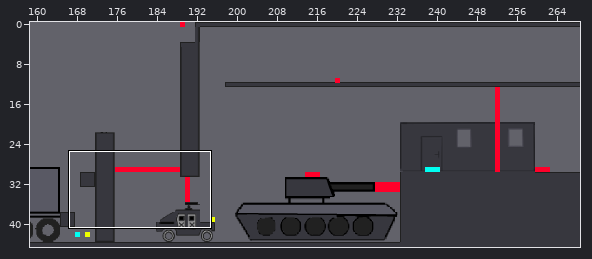
One commit to this Tiled map: levels/level1.tmx. Above, an overview of the earlier version with the close-up marked.
Close-up. Old version:
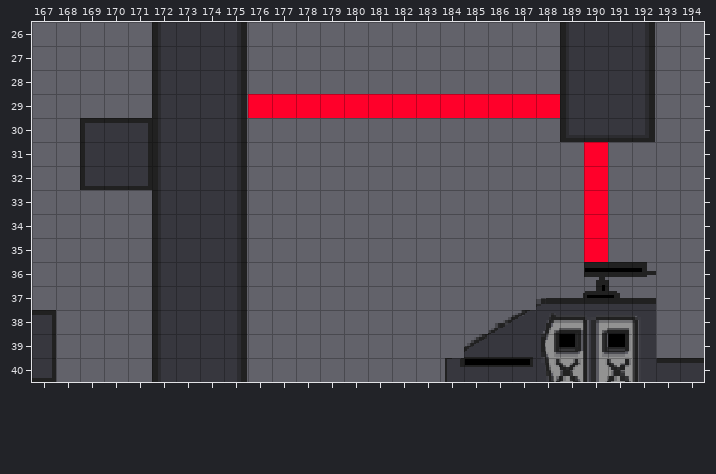
Cells are 16x16 px. Shown: x 167..194, y 26..40.
Now the later version:
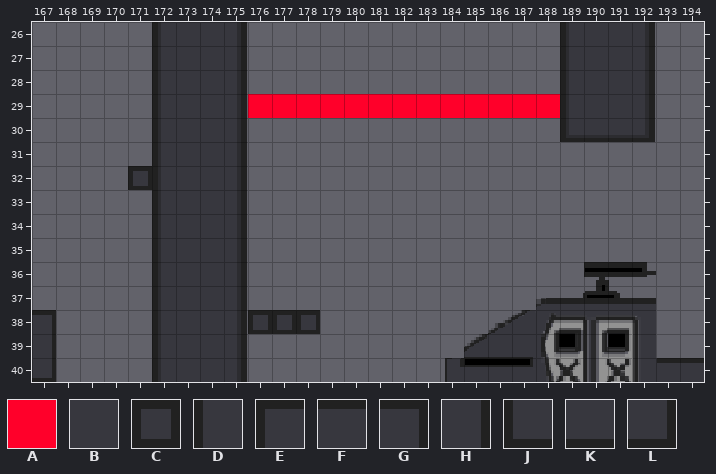
Key: from "tileset": A 2995, B 4546, C 5456, D 5515, E 5644, F 5645, G 5646, H 5833, J 6018, K 6019, L 6020.
_ is an empty cell.
Objects are placed by their top-left corner, in cells (3,4 is the top-left corner of cell 3,4); size is 1x1 cell unless given.
Difference:
{"where": "layer \"platform\""}
{"y":30,"x":169,"old":"EFG","new":"___"}
{"y":31,"x":169,"old":"DBH","new":"___"}
{"y":32,"x":169,"old":"JKL","new":"__C"}
{"y":38,"x":176,"old":"___","new":"CCC"}
{"where": "layer \"laserVertical\""}
{"was": "A at 190,31"}
{"was": "A at 190,32"}
{"was": "A at 190,33"}
{"was": "A at 190,34"}
{"was": "A at 190,34"}
{"was": "A at 190,35"}
{"label":"changed","picture_box":[80,118,152,190]}
{"label":"removed","picture_box":[584,142,608,262]}
{"label":"added","picture_box":[248,310,320,334]}
